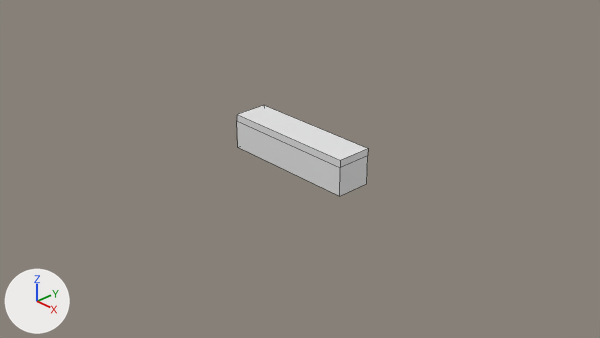
The Blender file blender/floor.blend as it was, and as the next commit left it.
Camera for both pictures: the file's camera 'Camera'. Arrows for +X, +Y and +Z are at lower left; the lights stay in place. Mesh edges are drawn as thin lines. The same objects are shown in both versions, whatever each file hides.
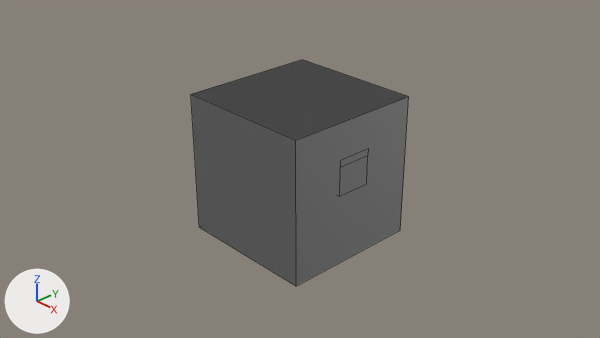
What the commit changed:
me_cube_013 has 12 vertices, 10 faces and spans x -1.0..1.0, y -0.25..0.25, z -0.25..0.25.
me_cube_013 is used by ob_cube_008; location (0.0, 0.0, 0.25).
me_cube_013 part 1: a new loose piece, a box spanning x -1.0..1.0, y -1.0..1.0, z -1.25..0.75.

Boxes (x1, y1, x2, y2) around the edits, measured in the pictures (600 x 338 px):
'Cube.008', reshaped (66% wider, 147% taller)
    before: (237, 105, 368, 196)
    after: (191, 60, 409, 286)
part 1 of me_cube_013, added
    after: (191, 60, 409, 286)
